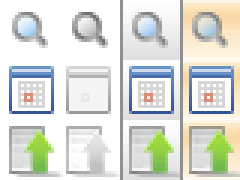
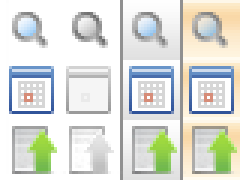
Revision of a layered 240 x 180 image; what changed, layer by layer:
removed layer "Layer 21" over [9, 126, 120, 177]
painted on "Layer 20" over [9, 126, 240, 177]
